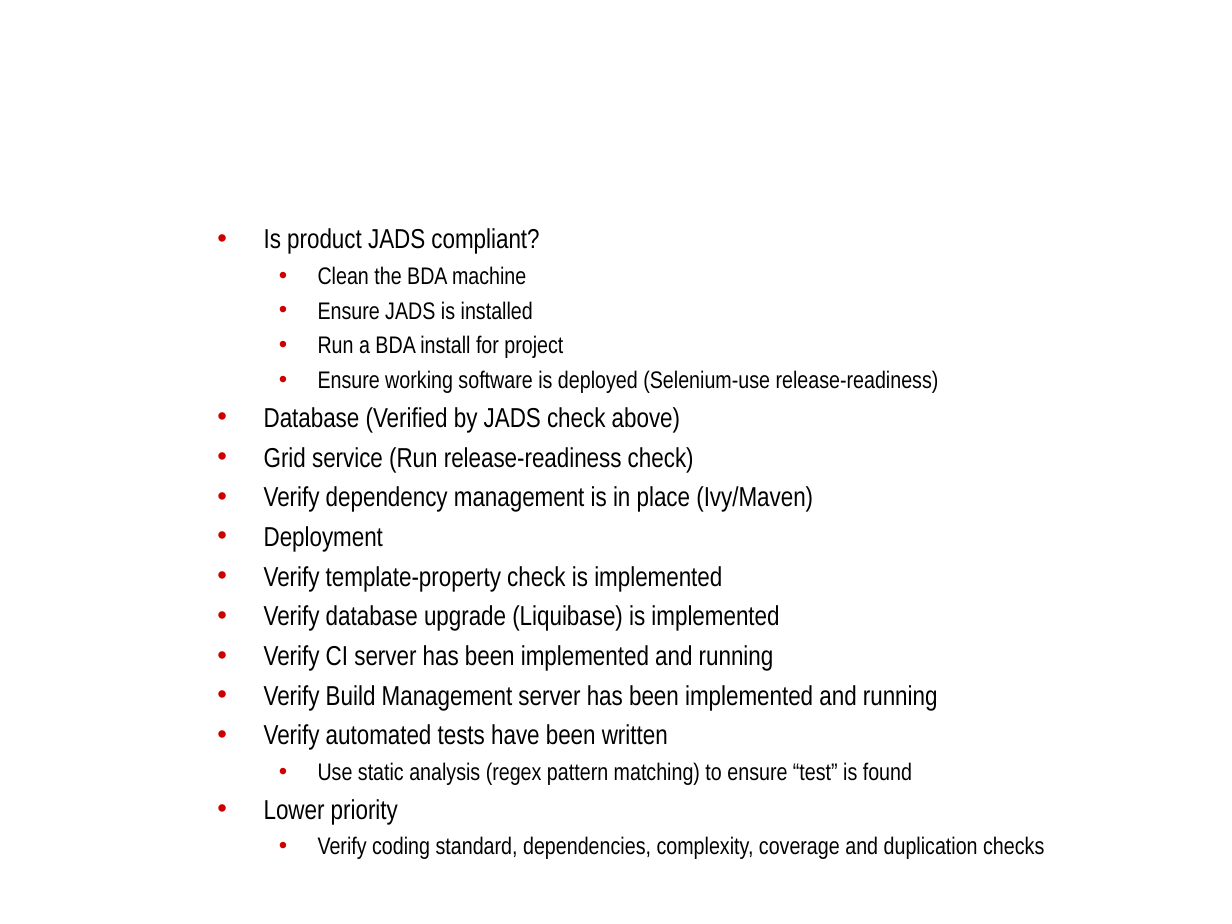
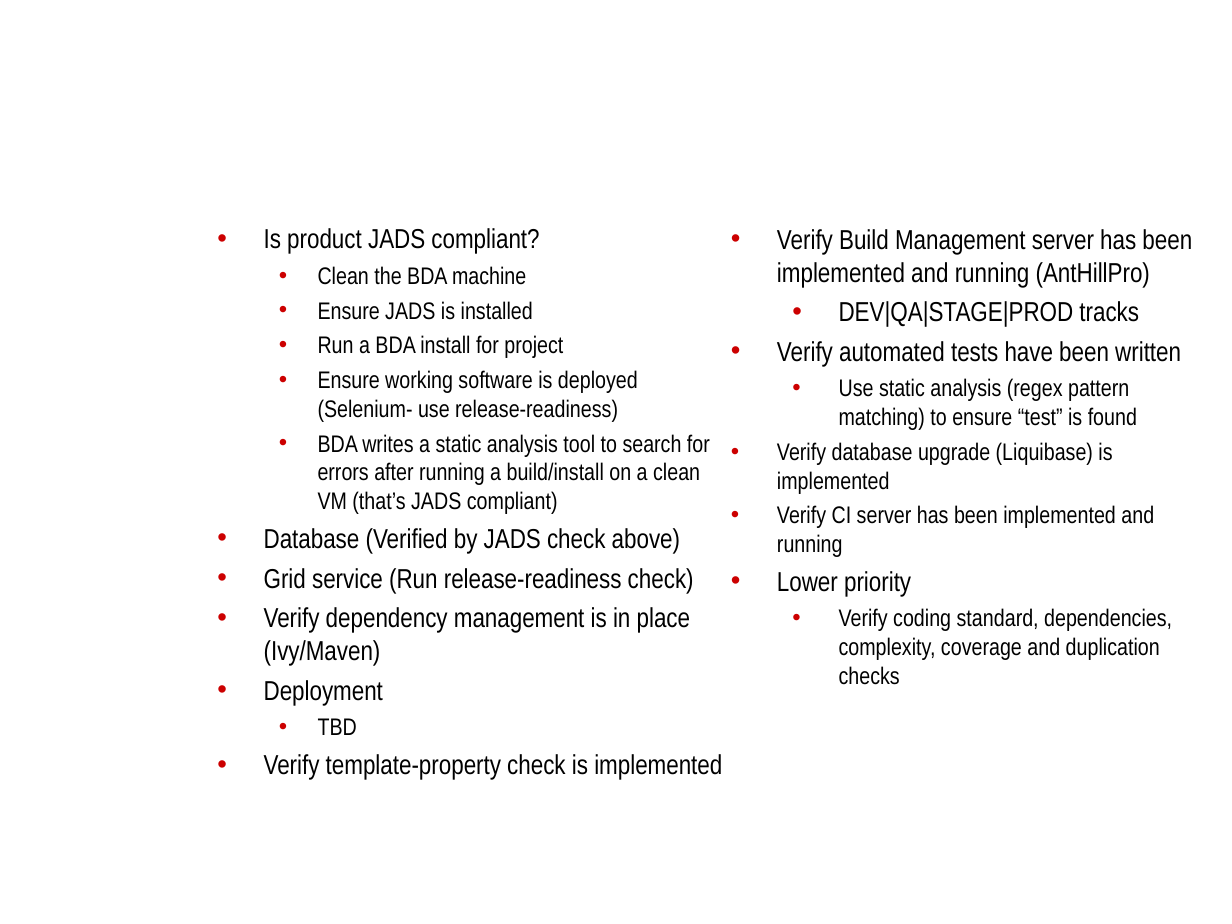
Before and after one commit to NCIP/automation, a slide deck: slide 11 of docs/roadmap/bda-rollout.ppt. Drawn at 1232x924 pixels with LibreOffice and Linux fonts; fonts in the diff are those of the drawing; background and template pictures are left out. Boxes give left, top, right and bottom in pixels: in the first picture for what was removed or moved away, otherwise in the second. Text is boxed around its words. In the diff, an @@ line names an element or a change of style, - is before the commit and + after.

```diff
--- a/docs/roadmap/bda-rollout.ppt
+++ b/docs/roadmap/bda-rollout.ppt
@@ text added at box(777, 229, 1192, 685), 14 pt, text #000000 @@
+• Verify Build Management server has been implemented and running (AntHillPro)
+  • DEV|QA|STAGE|PROD tracks
+• Verify automated tests have been written
+  • Use static analysis (regex pattern matching) to ensure “test” is found
+• Verify database upgrade (Liquibase) is implemented
+• Verify CI server has been implemented and running
+• Lower priority
+  • Verify coding standard, dependencies, complexity, coverage and duplication checks
@@ text at box(318, 370, 710, 514): text changed @@
-  • Ensure working software is deployed (Selenium-use release-readiness)
+  • Ensure working software is deployed (Selenium- use release-readiness)
+  • BDA writes a static analysis tool to search for errors after running a build/install on a clean VM (that’s JADS compliant)
@@ text at box(264, 605, 1044, 859): paragraphs removed @@
-• Verify database upgrade (Liquibase) is implemented
-• Verify CI server has been implemented and running
-• Verify Build Management server has been implemented and running
-• Verify automated tests have been written
-  • Use static analysis (regex pattern matching) to ensure “test” is found
-• Lower priority
-  • Verify coding standard, dependencies, complexity, coverage and duplication checks
@@ text at box(318, 718, 357, 735): paragraph added @@
+  • TBD
```
Also in this commit, not shown: 4 other slides changed, 1 slide removed, 1 other file.
